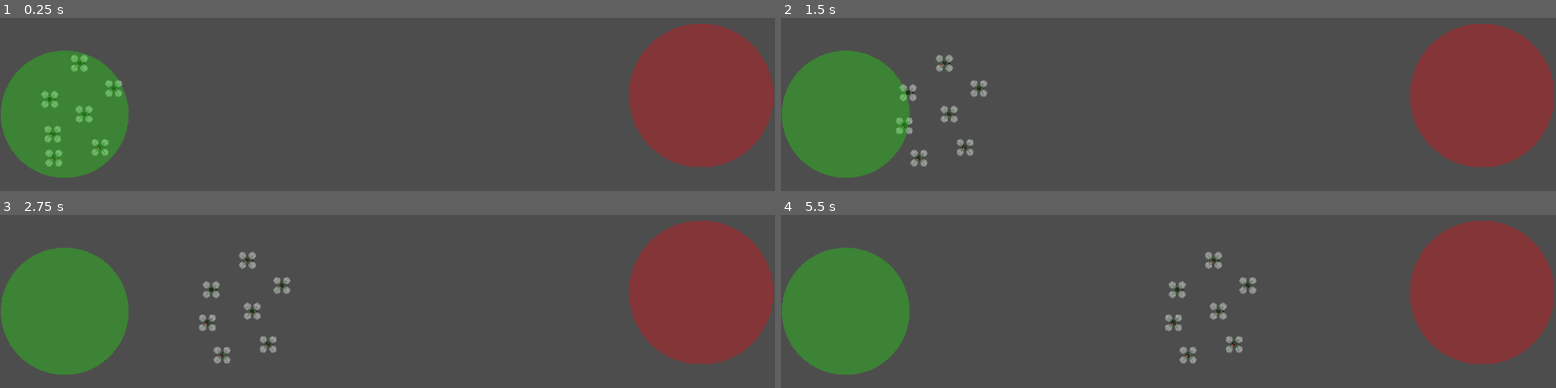
Above: before the commit, frames 1-4 (two rows, left to right).
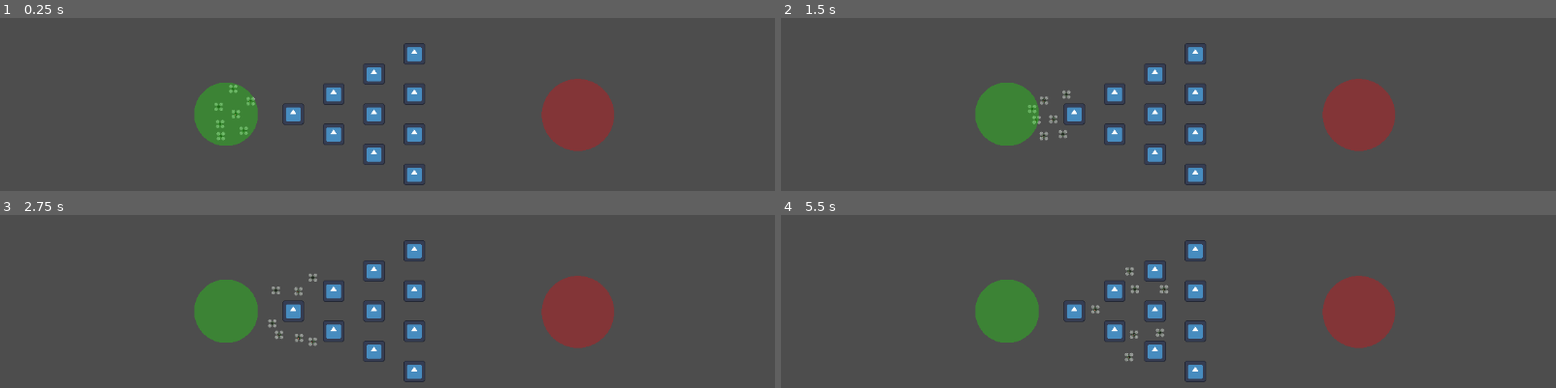
Above: after the commit, the same moments.

Repository: MRRP-lab/cluttered-navigation
Game: Godot game, scene res://scenes/field.tscn
The game is run twice, just before and just after one commit, with the same random seed, the same clock (stepped at 60 frames per second) and the same inputs. The engine's default icon, where the game draws it, is replaced by a stand-in: a white triangle on a blue panel in a dark square.
Inputs:
- Up to frame 1 (0.25 s): no input
- Up to frame 2 (1.5 s): no input
- Up to frame 3 (2.75 s): no input
- Up to frame 4 (5.5 s): no input

The runs differ from the first frame. In frame 1, 29% of the frame differs, in the area x 0-100%, y 3-97%; in frame 2, 30%; in frame 3, 30%; in frame 4, 31%.

Commit message:
finished merge?

Diff:
--- a/pinko-drones/project.godot
+++ b/pinko-drones/project.godot
@@ -12,7 +12,7 @@
 
 config/name="Pinko Drones"
 run/main_scene="res://scenes/field.tscn"
-config/features=PackedStringArray("4.4", "Mobile")
+config/features=PackedStringArray("4.3", "Mobile")
 config/icon="res://assets/icon.svg"
 
 [rendering]
--- a/pinko-drones/scenes/Initialize.gd
+++ b/pinko-drones/scenes/Initialize.gd
@@ -1,6 +1,12 @@
 extends Node2D
 class_name Swarm_Sim
 
+
+@export var obstacle_shape := "triangle"  ## Shape of the obstacle field, either 'triangle' or 'rectangle'
+@export var obstacle_width := 4  ## Number of obstacles along the y-axis of the field. If triangular, the width of the base
+@export var obstacle_depth := 4  ## Number of obstacles along the x-axis of the field. If triangular, this is ignored
+@export var obstacle_spacing := 60  ## Spacing in pixels between obstacles
+@export_range(0, 100, 1, "suffix:%") var obstacle_randomization: int  ## Degree of randomization. Higher value -> larger randomization offset
 
 @export var droneNum: int
 
@@ -13,6 +19,12 @@
 # Optionally initialize the board.
 func _ready() -> void:
 	print("Hello World!")
+	var start_point = obstacles.position + Vector2(140, 0)
+	if obstacle_shape == "triangle":
+		generate_triangle(start_point)
+	else:
+		generate_rectangle(start_point)
+
 	# Initialize drones in start region based on the parameters.
 	var drone = preload("res://scenes/plinko_drone.tscn")
 	for i in range(droneNum):
@@ -27,3 +39,37 @@
 		drones.add_child(newDrone)
 		print("Drone sprite texture:", newDrone.get_node("Sprite2D").texture)
 		print("Drone position", newDrone.position)
+
+
+## Generates obstacles in a triangular plinko formation
+func generate_triangle(start_point: Vector2) -> void:
+	print("Generating obstacles in a triangular plinko formation")
+
+	var obstacle = preload("res://scenes/obstacle.tscn")
+	for row in obstacle_width:
+		for col in row + 1:
+			var new_obstacle = obstacle.instantiate()
+			new_obstacle.name = str("obstacle_", row, col)
+
+			new_obstacle.position.x = start_point.x + (row * obstacle_spacing)
+			new_obstacle.position.y = start_point.y + (col * obstacle_spacing) - (row * obstacle_spacing / 2)
+			obstacles.add_child(new_obstacle)
+
+## Generates obstacles in a rectangular plinko formation
+## The start vector corresponds to the middle of the first row of obstacles
+func generate_rectangle(start_point: Vector2) -> void:
+	print("Generating obstacles in a rectangular formation")
+
+	var obstacle = preload("res://scenes/obstacle.tscn")
+	for row in obstacle_depth:
+		var width = obstacle_width
+		if (row % 2):
+			width -= 1
+
+		for col in width:
+			var new_obstacle = obstacle.instantiate()
+			new_obstacle.name = str("obstacle_", row, col)
+
+			new_obstacle.position.x = start_point.x + (row * obstacle_spacing)
+			new_obstacle.position.y = start_point.y + (col * obstacle_spacing) - (width * obstacle_spacing) / 2 + (obstacle_spacing / 2)
+			obstacles.add_child(new_obstacle)
--- a/pinko-drones/scenes/field.tscn
+++ b/pinko-drones/scenes/field.tscn
@@ -8,8 +8,8 @@
 [sub_resource type="CircleShape2D" id="CircleShape2D_ttalb"]
 radius = 47.5184
 
-[sub_resource type="CircleShape2D" id="CircleShape2D_pn4dk"]
-radius = 54.037
+[sub_resource type="RectangleShape2D" id="RectangleShape2D_j1wh3"]
+size = Vector2(20, 310)
 
 [node name="Simulator" type="Node2D" node_paths=PackedStringArray("start", "end", "obstacles", "drones")]
 script = ExtResource("1_pn4dk")
@@ -20,11 +20,10 @@
 drones = NodePath("Drones_Group")
 
 [node name="Camera" type="Camera2D" parent="."]
-zoom = Vector2(2, 2)
 metadata/_edit_lock_ = true
 
 [node name="Obstacles_Group" type="Node2D" parent="."]
-position = Vector2(-54, 3)
+position = Vector2(-140, 0)
 
 [node name="Drones_Group" type="Node2D" parent="."]
 
@@ -48,8 +47,8 @@
 filename = "drones-exit"
 
 [node name="CollisionShape2D" type="CollisionShape2D" parent="End"]
-position = Vector2(249, 0)
-shape = SubResource("CircleShape2D_pn4dk")
+position = Vector2(299, 15)
+shape = SubResource("RectangleShape2D_j1wh3")
 
 [node name="Sprite2D" type="Sprite2D" parent="End/CollisionShape2D"]
 modulate = Color(1, 1, 1, 0.305882)
--- a/pinko-drones/scenes/init.gd
+++ /dev/null
@@ -1,11 +0,0 @@
-extends Node2D
-
-@export var start_pos: Vector2
-@export var field: Node2D
-@export var obstacle_shape: String  ## can either be 'rectangle' or 'triangle'
-
-func _ready() -> void:
-	if obstacle_shape.to_lower() == "triangle":
-		ObstacleGenerator.generate_plinko(field, start_pos)
-	else:
-		ObstacleGenerator.generate_rectangle(field, start_pos)
--- a/pinko-drones/scripts/obstacle_generator.gd
+++ /dev/null
@@ -1,38 +0,0 @@
-extends Node2D
-class_name ObstacleGenerator
-## Static class to generate obstacle fields
-
-
-
-## Generates obstacles in a triangular plinko formation
-##
-static func generate_plinko(parent: Node2D, start: Vector2, levels := 4, spacing := 100, rand_offset := 0) -> void:
-	print("Generating obstacles in a plinko formation")
-
-	var obstacle = preload("res://scenes/obstacle.tscn")
-	for depth in levels:
-		for width in depth + 1:
-			var new_obstacle = obstacle.instantiate()
-			new_obstacle.name = str("obstacle_", depth, width)
-
-			new_obstacle.position.x = start.x + (depth * spacing)
-			new_obstacle.position.y = start.y + (width * spacing) - (depth * spacing / 2)
-			parent.add_child(new_obstacle)
-
-
-## Generates obstacles in a rectangular plinko formation
-## The start vector corresponds to the middle of the first row of obstacles
-static func generate_rectangle(parent: Node2D, start: Vector2, depth := 4, width := 4, spacing := 100, rand_offset := 0) -> void:
-	print("Generating obstacles in a rectangular formation")
-
-	var obstacle = preload("res://scenes/obstacle.tscn")
-	for row in depth:
-		for col in width:
-			var new_obstacle = obstacle.instantiate()
-			new_obstacle.name = str("obstacle_", row, col)
-
-			new_obstacle.position.x = start.x + (row * spacing)
-			new_obstacle.position.y = start.y + (col * spacing) - (width * spacing) / 2
-			if (row % 2):
-				new_obstacle.position.y += spacing / 2
-			parent.add_child(new_obstacle)
Not shown, added: pinko-drones/output-data/drones-enter.txt
Not shown, added: pinko-drones/output-data/drones-exit.txt
Not shown, added: pinko-drones/scenes/fieA0EF.tmp
